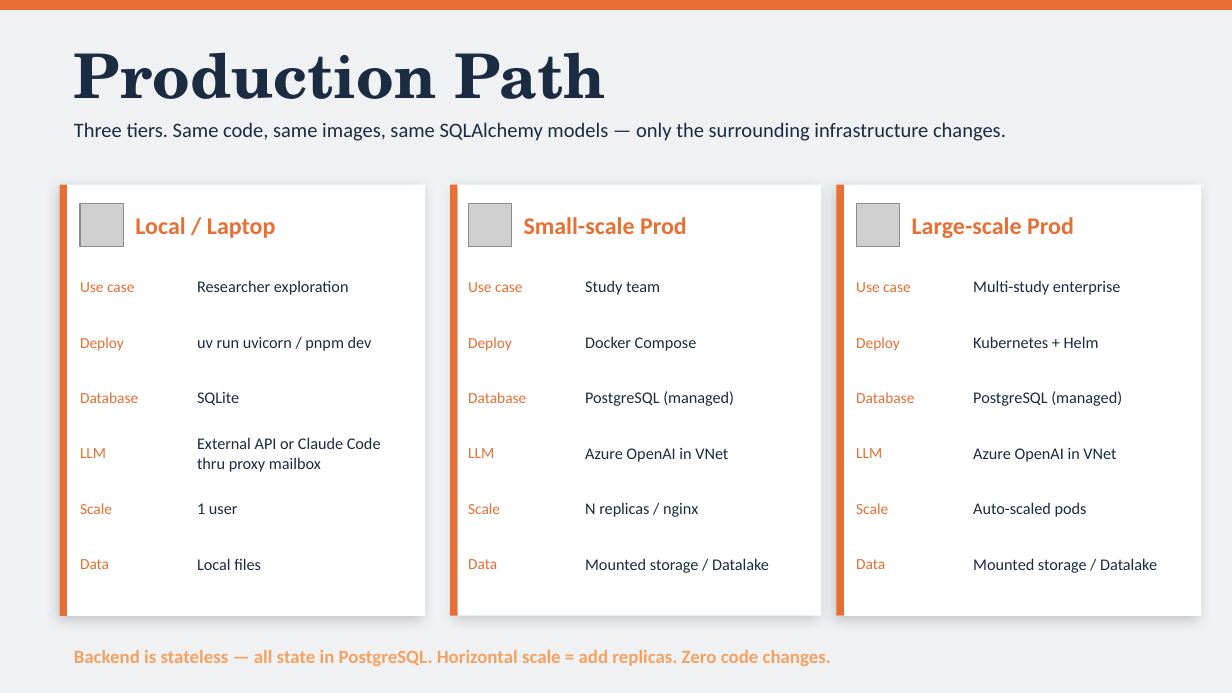
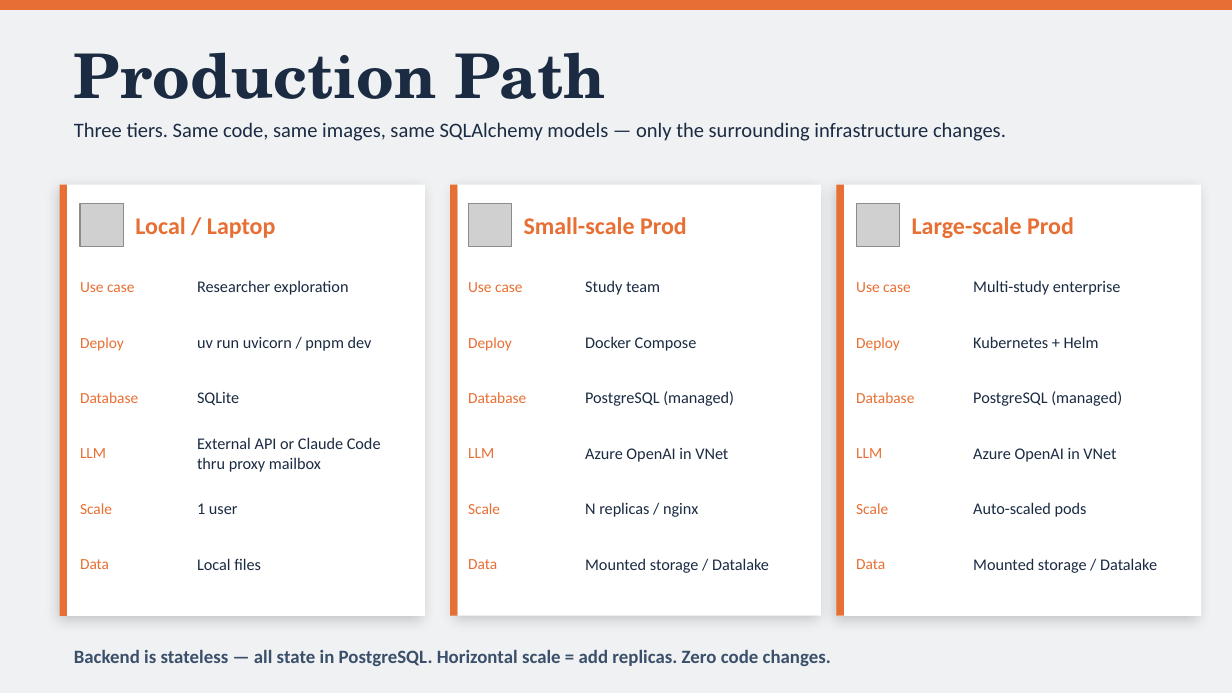
Before and after one commit to matt-grain/pharma-derive, a slide deck: slide 18 of presentation/CDDE_Presentation.pptx (slide 15 before the commit). Drawn at 1232x693 pixels with LibreOffice and Linux fonts; fonts in the diff are those of the drawing; grey boxes stand for pictures. Boxes give left, top, right and bottom in pixels: in the first picture for what was removed or moved away, otherwise in the second. Text is boxed around its words. In the diff, an @@ line names an element or a change of style, - is before the commit and + after.

```diff
--- a/presentation/CDDE_Presentation.pptx
+++ b/presentation/CDDE_Presentation.pptx
@@ text "Backend is stateless — all ..." at (74,650,831,666): text colour #F4A261 to #3A4F6A @@
```
Also in this commit, not shown: 12 other slides changed, 1 slide added, 1 other file.
